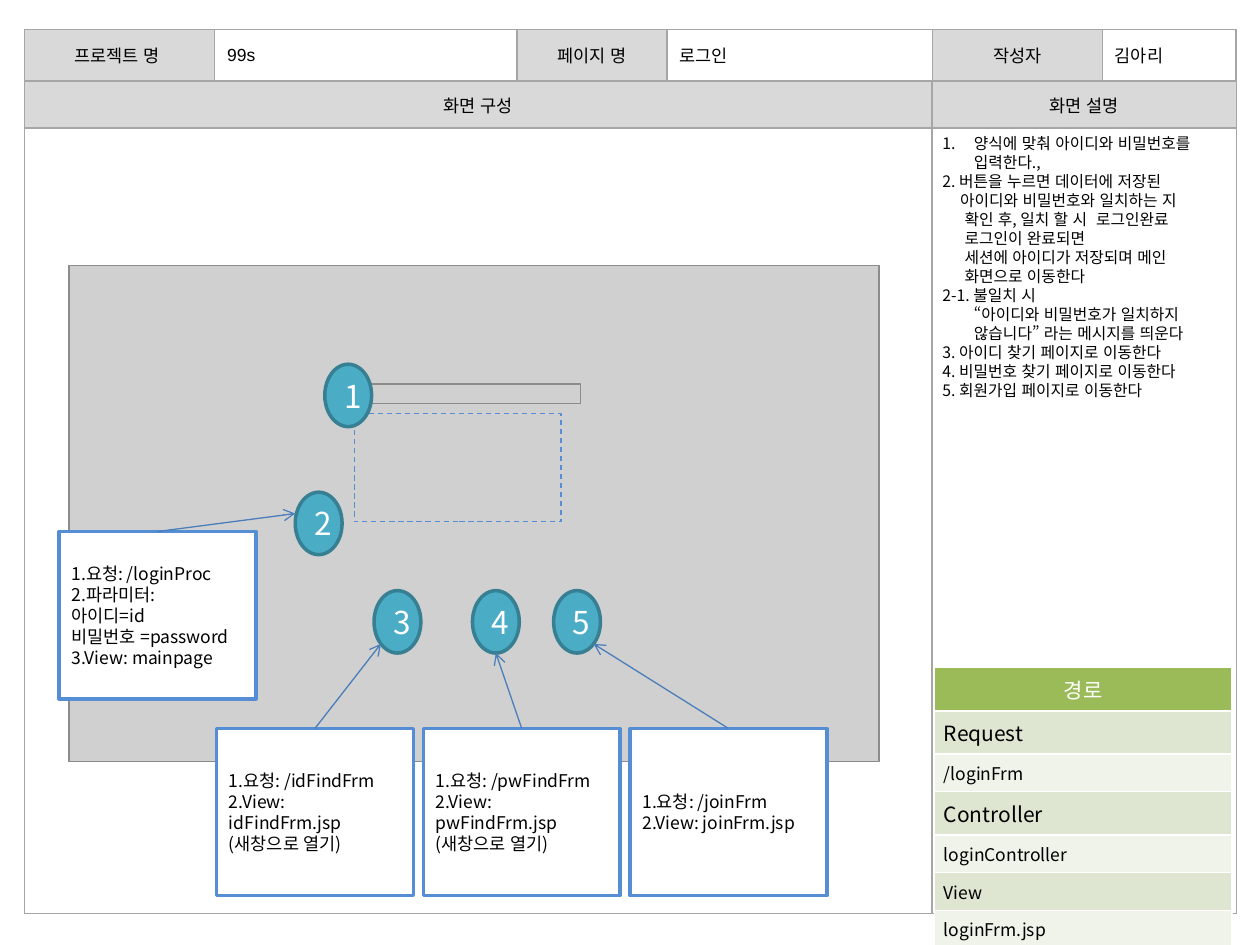
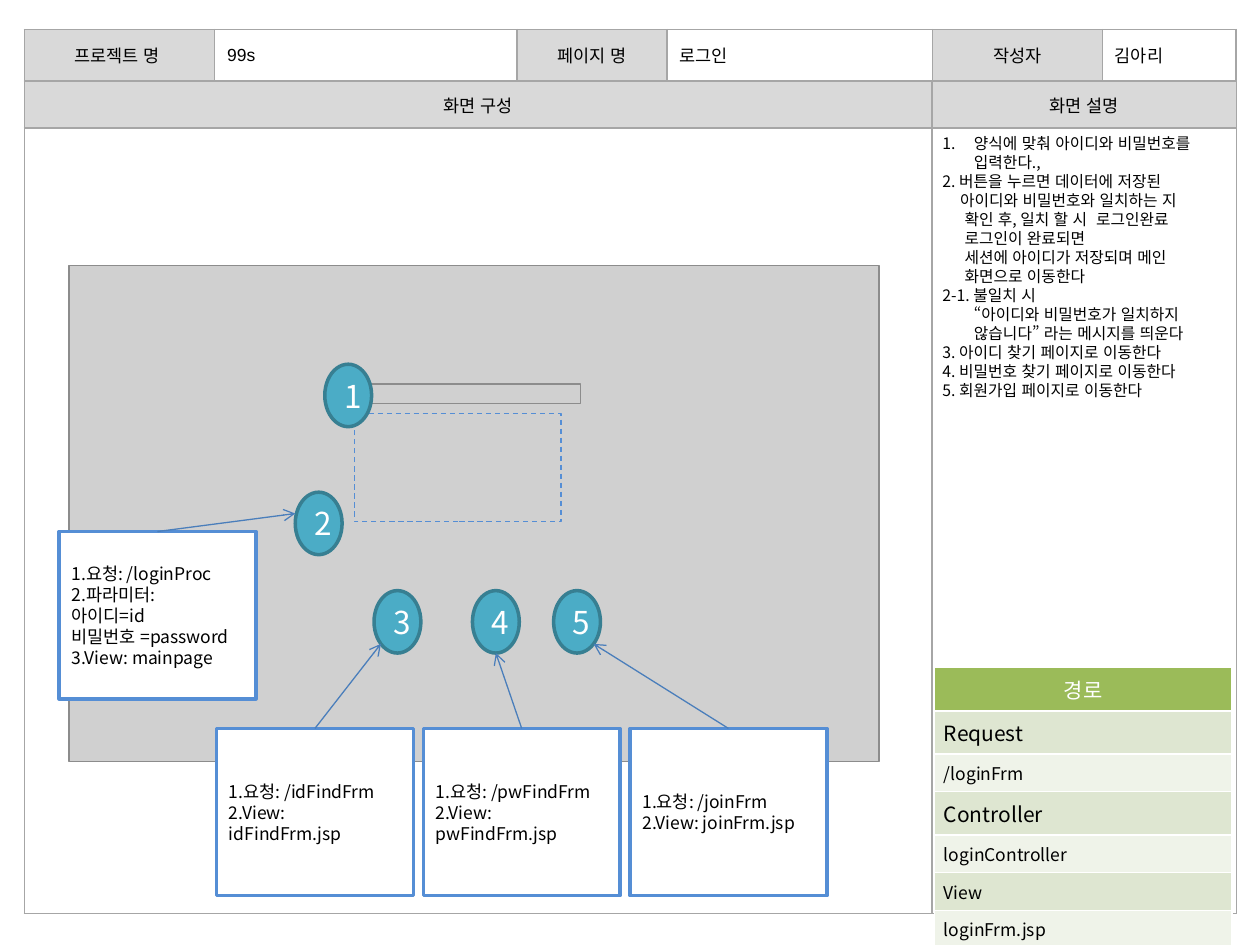
Before and after one commit to banana1531/ggs, a slide deck: slide 3 of doc/0.공용폴더/07 스토리보드/스토리보드 - 로그인관련(김아리).pptx. Drawn at 1260x945 pixels with LibreOffice and Linux fonts; fonts in the diff are those of the drawing; grey boxes stand for pictures. Boxes give left, top, right and bottom in pixels: in the first picture for what was removed or moved away, otherwise in the second. Text is boxed around its words. In the diff, an @@ line names an element or a change of style, - is before the commit and + after.

```diff
--- a/doc/0.공용폴더/07 스토리보드/스토리보드 - 로그인관련(김아리).pptx
+++ b/doc/0.공용폴더/07 스토리보드/스토리보드 - 로그인관련(김아리).pptx
@@ text in rectangle at (229, 832, 342, 854): paragraph removed @@
-(새창으로 열기)
@@ text in rectangle at (436, 832, 549, 854): paragraph removed @@
-(새창으로 열기)
```
Also in this commit, not shown: 4 other slides changed, 1 other file.
